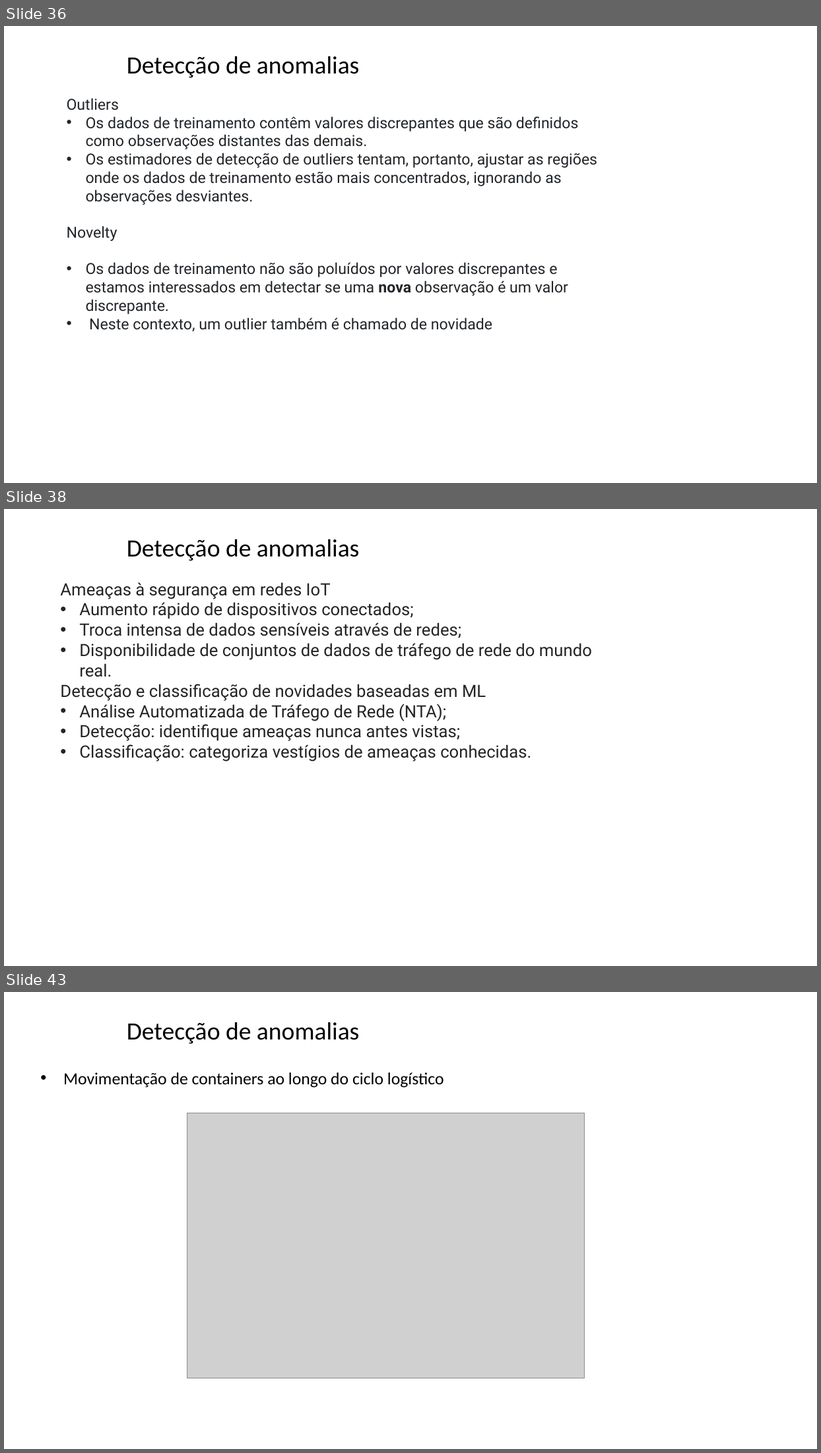
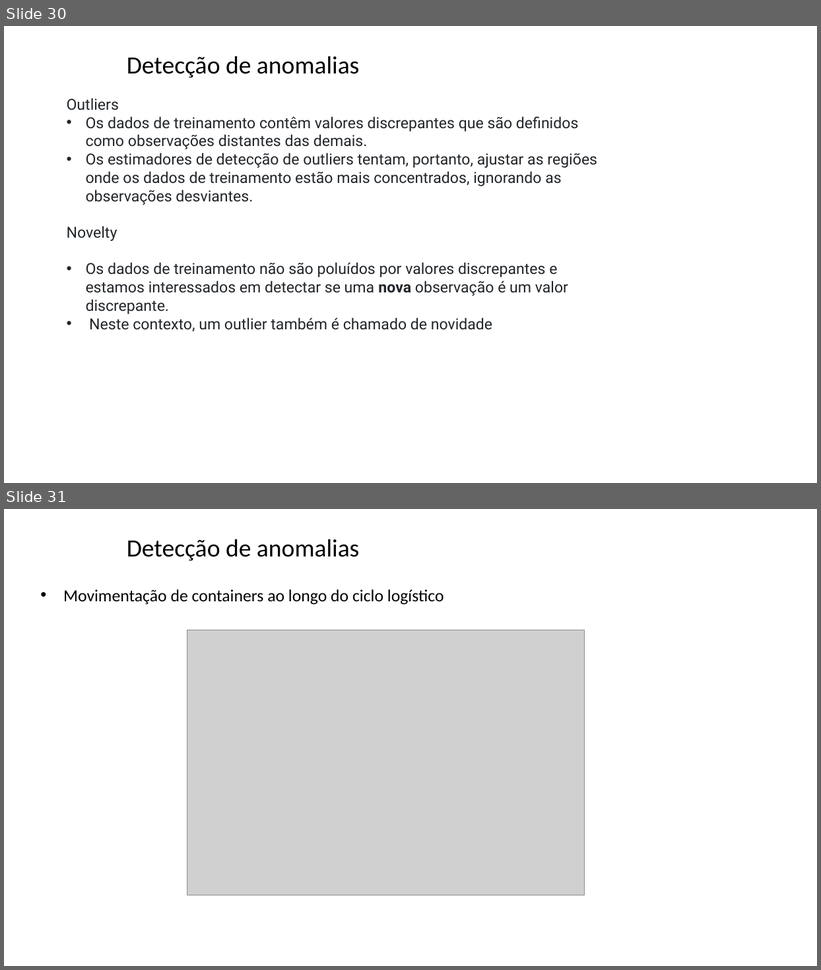
Before and after one commit to zz4fap/tp557-iot-ml, a slide deck: slides/TP557_16_detecção_de_anomalias.pptx. Shown one above the other, each under a label of ours: slides 36, 38 and 43 before the commit, slides 30 and 31 after it; the slides between them are not shown. The pictures are 821x1453 and 821x970 pixels, drawn with LibreOffice and Linux fonts; fonts in the diff are those of the drawing; grey boxes stand for pictures; background and template pictures are left out. Boxes give left, top, right and bottom in pixels: in the first picture for what was removed or moved away, otherwise in the second. Text is boxed around its words. In the diff, an @@ line names an element or a change of style, - is before the commit and + after.

```diff
--- a/slides/TP557_16_detecção_de_anomalias.pptx
+++ b/slides/TP557_16_detecção_de_anomalias.pptx
@@ slide 38 removed at bbox=[4, 509, 817, 966], background picture (left out) @@
@@ title removed at bbox=[127, 539, 359, 561] @@
-Detecção de anomalias
@@ text removed at bbox=[60, 582, 592, 762] @@
-Ameaças à segurança em redes IoT
-• Aumento rápido de dispositivos conectados;
-• Troca intensa de dados sensíveis através de redes;
-• Disponibilidade de conjuntos de dados de tráfego de rede do mundo real.
-Detecção e classificação de novidades baseadas em ML
-• Análise Automatizada de Tráfego de Rede (NTA);
-• Detecção: identifique ameaças nunca antes vistas;
-• Classificação: categoriza vestígios de ameaças conhecidas.
@@ what was slide 36 is now slide 30 @@
@@ what was slide 43 is now slide 31 @@
```
Also in this commit, not shown: 11 slides changed, 11 other slides removed.
